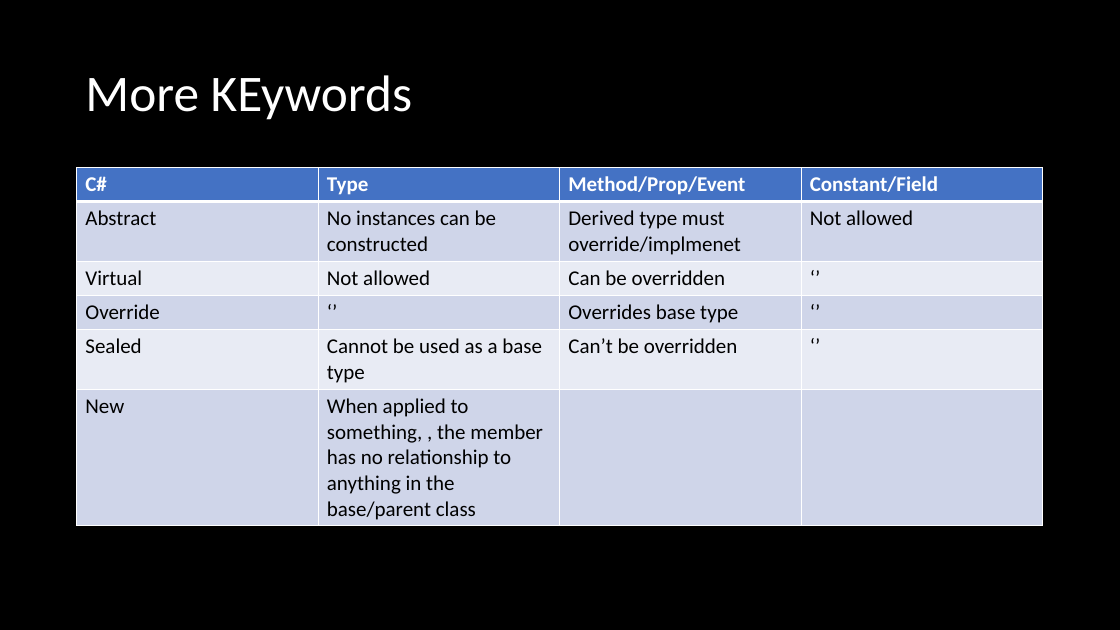
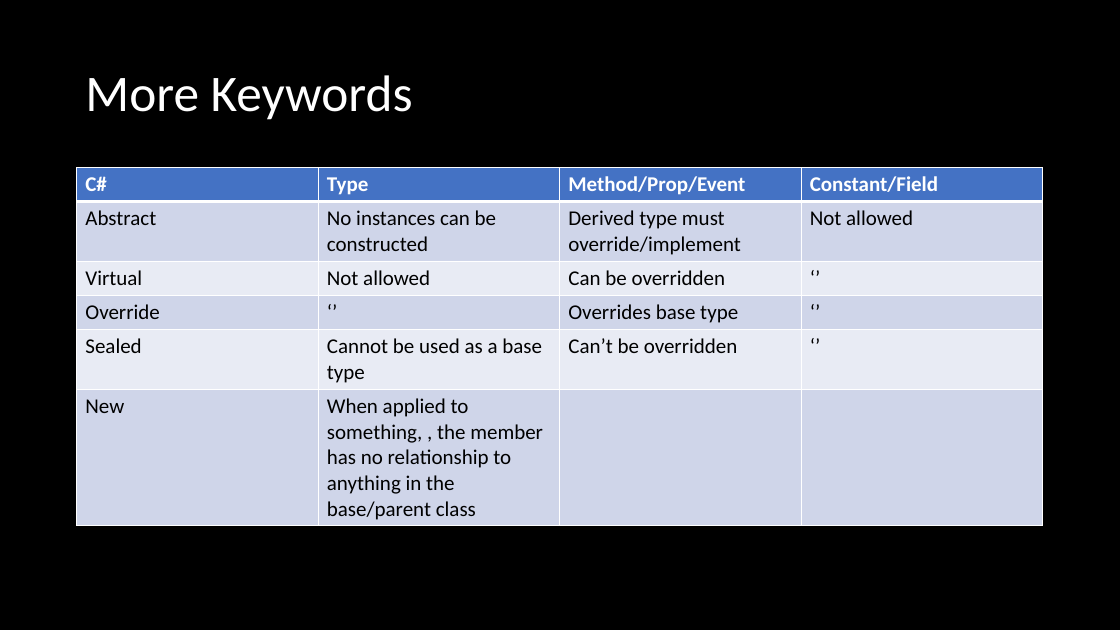
Before and after one commit to microsoft/Flash_University, a slide deck: slide 14 of CLR_via_CSharp/Week4/Ch5,6/Week4.pptx. Drawn at 1120x630 pixels with LibreOffice and Linux fonts; fonts in the diff are those of the drawing. Boxes give left, top, right and bottom in pixels: in the first picture for what was removed or moved away, otherwise in the second. Text is boxed around its words. In the diff, an @@ line names an element or a change of style, - is before the commit and + after.

```diff
--- a/CLR_via_CSharp/Week4/Ch5,6/Week4.pptx
+++ b/CLR_via_CSharp/Week4/Ch5,6/Week4.pptx
@@ title at (x1=85, y1=75, x2=413, y2=120): text changed @@
-More KEywords
+More Keywords
@@ table at (x1=77, y1=168, x2=1045, y2=524) @@
-row 2, column 3: Derived type must override/implmenet
+row 2, column 3: Derived type must override/implement
```
Also in this commit, not shown: 1 other slide changed, 4 slides added, 5 other files.
